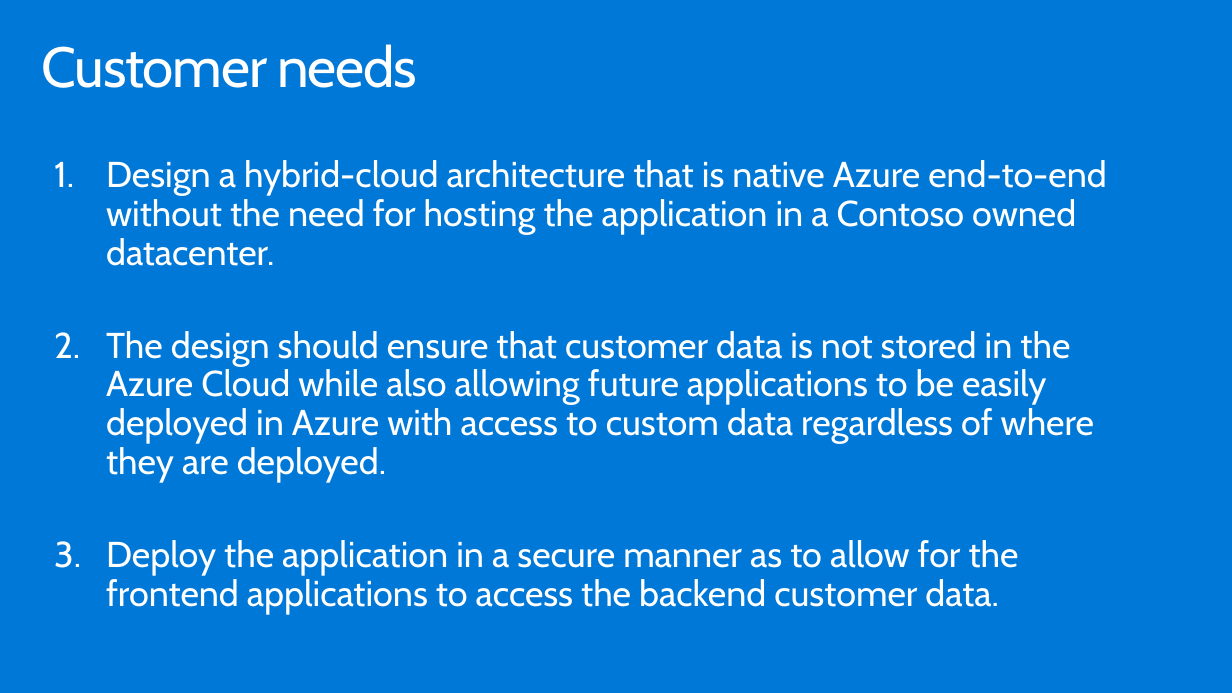
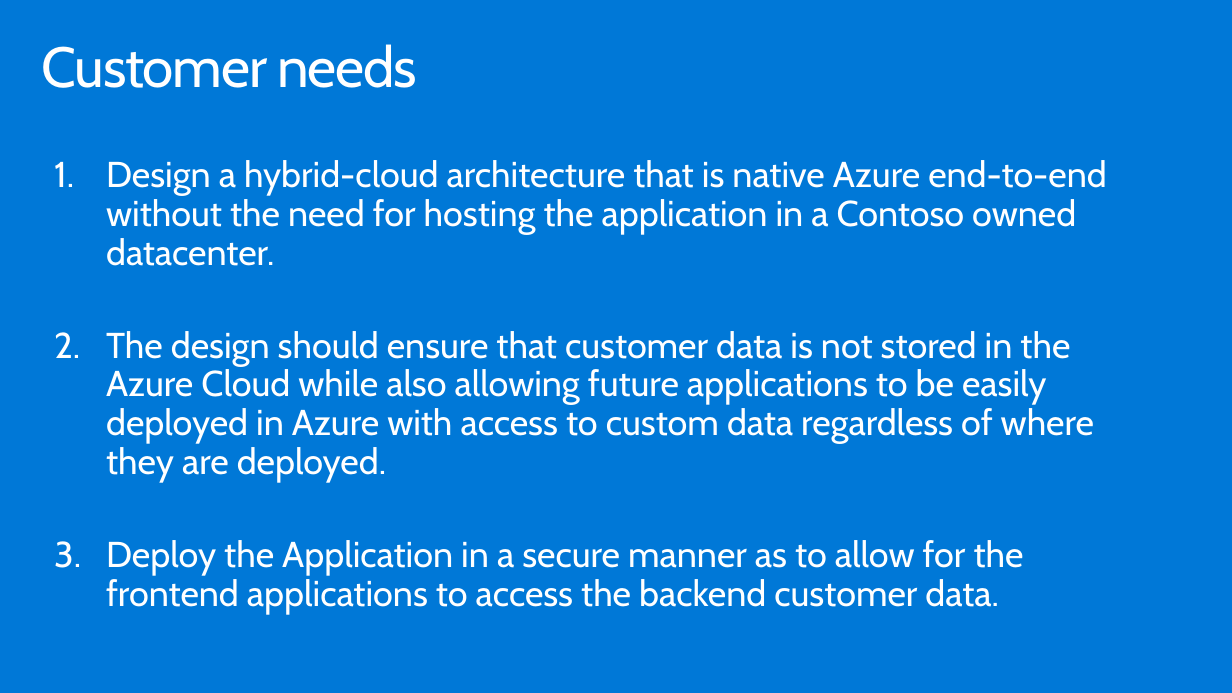
Before and after one commit to Microsoft/MCW-Azure-Stack, a slide deck: slide 10 of Whiteboard design session/WDS trainer presentation - Azure Stack.pptx (slide 11 before the commit). Drawn at 1232x693 pixels with LibreOffice and Linux fonts; fonts in the diff are those of the drawing. Boxes give left, top, right and bottom in pixels: in the first picture for what was removed or moved away, otherwise in the second. Text is boxed around its words. In the diff, an @@ line names an element or a change of style, - is before the commit and + after.

```diff
--- a/Whiteboard design session/WDS trainer presentation - Azure Stack.pptx
+++ b/Whiteboard design session/WDS trainer presentation - Azure Stack.pptx
@@ text at [106, 540, 1024, 615]: text changed @@
-3. Deploy the application in a secure manner as to allow for the frontend applications to access the backend customer data.
+3. Deploy the Application in a secure manner as to allow for the frontend applications to access the backend customer data.
```
Also in this commit, not shown: 5 other slides changed, 5 slides removed, 44 other files.
